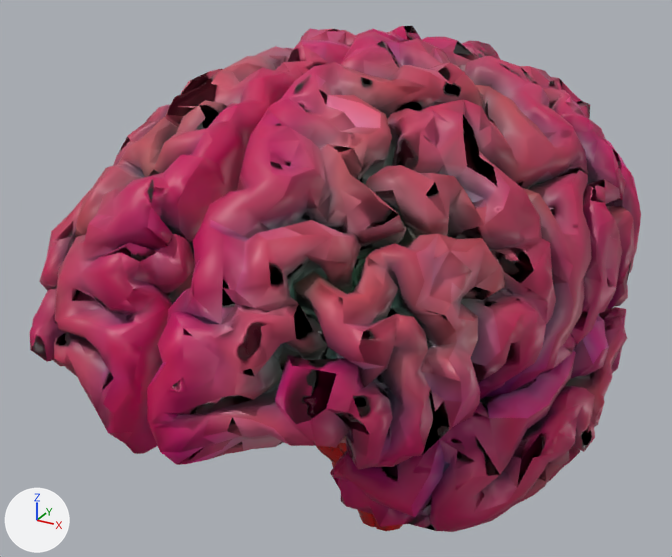
A saved change to the glTF model public/3d/modeli/organi-3d/mozgani-telefon.glb.
One viewpoint serves both versions: a 50 mm camera at (0.1063, -0.2048, 0.1151) aimed at (-0.0073, 0.0019, 0.0118). Every picture has the same lights, and +X, +Y and +Z are marked at lower left. The older version comes first. Where no turn or scale is listed for an object, it has been applied to the vertices. Vertices at exactly the same position are counted once.

The first picture shows 'Frontal lobe (MRI).l', 'Frontal lobe (MRI).r', 'Parietal lobe (MRI).l', 'Temporal lobe (MRI).l' and 5 more.
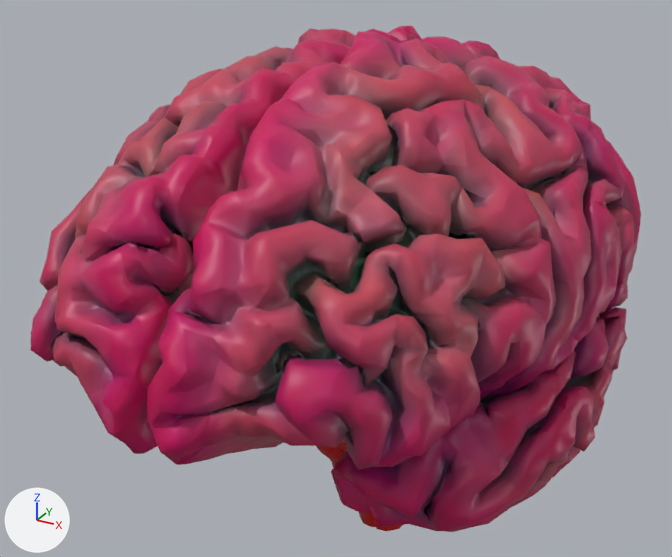
Where the newer file only moved an object's origin or applied its transform, the numbers keep the older frame.

What changed in the scene script:
```text
Change me_frontal_lobe__mri__l_004:
    remove me_frontal_lobe__mri__l_004.from_pydata(...)  # 2883 vertices, 5212 faces; spans x -0.0317..0.0317, y -0.0681..0.0681, z -0.0439..0.0439
    add me_frontal_lobe__mri__l_004.from_pydata(...)  # 2593 vertices, 4990 faces; spans x -0.0316..0.0316, y -0.0681..0.0682, z -0.0439..0.0441
    me_frontal_lobe__mri__l_004 part 1: 59 vertices moved from x -0.0309..0.0297, y -0.042..0.0629, z -0.0433..0.0319 to x -0.0314..0.031, y -0.0422..0.0631, z -0.0433..0.0321; 684 vertices removed from x -0.0317..0.0306, y -0.0679..0.068, z -0.0436..0.0437; 394 vertices added at x -0.0315..0.0293, y -0.0681..0.0682, z -0.0435..0.0441
    me_frontal_lobe__mri__l_004 part 2: 3590 kept faces spanning x -0.0315..0.0316, y -0.0681..0.0681, z -0.0439..0.0439 get new texture (UV) coordinates
    me_frontal_lobe__mri__l_004 part 3: 295 kept faces spanning x -0.0316..0.031, y -0.0637..0.0629, z -0.0439..0.0419 get new vertex colours
Change me_frontal_lobe__mri__r_004:
    remove me_frontal_lobe__mri__r_004.from_pydata(...)  # 2857 vertices, 5248 faces; spans x -0.032..0.032, y -0.0647..0.0647, z -0.0421..0.0421
    add me_frontal_lobe__mri__r_004.from_pydata(...)  # 2672 vertices, 5172 faces; spans x -0.0324..0.032, y -0.0647..0.0632, z -0.0421..0.0421
    me_frontal_lobe__mri__r_004 part 4: 51 vertices moved from x -0.032..0.0319, y -0.0349..0.0621, z -0.0366..0.0307 to x -0.0318..0.0317, y -0.0348..0.063, z -0.0371..0.0316; 639 vertices removed from x -0.0317..0.032, y -0.0621..0.0647, z -0.0414..0.0421; 454 vertices added at x -0.0324..0.032, y -0.0626..0.0632, z -0.0416..0.0421
    me_frontal_lobe__mri__r_004 part 5: 3493 kept faces spanning x -0.0318..0.0319, y -0.0647..0.063, z -0.0421..0.0414 get new texture (UV) coordinates
    me_frontal_lobe__mri__r_004 part 6: 413 kept faces spanning x -0.0304..0.0319, y -0.0617..0.063, z -0.0421..0.0414 get new vertex colours
Change me_parietal_lobe__mri__l_004:
    remove me_parietal_lobe__mri__l_004.from_pydata(...)  # 2284 vertices, 3911 faces; spans x -0.0332..0.0332, y -0.049..0.049, z -0.0443..0.0443
    add me_parietal_lobe__mri__l_004.from_pydata(...)  # 2052 vertices, 3855 faces; spans x -0.0332..0.0332, y -0.0498..0.0493, z -0.0437..0.0443
    me_parietal_lobe__mri__l_004 part 7: 74 vertices moved from x -0.0301..0.0298, y -0.049..0.0487, z -0.0408..0.0424 to x -0.0296..0.0297, y -0.0492..0.0481, z -0.0406..0.0417; 897 vertices removed from x -0.033..0.0311, y -0.049..0.049, z -0.0443..0.0428; 665 vertices added at x -0.033..0.0315, y -0.0498..0.0493, z -0.0437..0.043
    me_parietal_lobe__mri__l_004 part 8: 1820 kept faces spanning x -0.0332..0.0332, y -0.0475..0.0456, z -0.0389..0.0443 get new texture (UV) coordinates
    me_parietal_lobe__mri__l_004 part 9: 356 kept faces spanning x -0.0328..0.0324, y -0.0475..0.0456, z -0.0389..0.044 get new vertex colours
Change me_temporal_lobe__mri__l_004:
    remove me_temporal_lobe__mri__l_004.from_pydata(...)  # 1427 vertices, 2464 faces; spans x -0.0267..0.0267, y -0.0523..0.0523, z -0.0258..0.0258
    add me_temporal_lobe__mri__l_004.from_pydata(...)  # 1440 vertices, 2727 faces; spans x -0.0265..0.0267, y -0.0523..0.0568, z -0.0256..0.0254
    me_temporal_lobe__mri__l_004 part 10: 64 vertices moved from x -0.0239..0.0236, y -0.0425..0.0504, z -0.0258..0.0244 to x -0.0239..0.0235, y -0.0423..0.0568, z -0.0256..0.0251; 614 vertices removed from x -0.0267..0.0251, y -0.0484..0.0523, z -0.0247..0.0258; 627 vertices added at x -0.0265..0.0256, y -0.0492..0.0511, z -0.0254..0.0254
    me_temporal_lobe__mri__l_004 part 11: 779 kept faces spanning x -0.025..0.0267, y -0.0523..0.0482, z -0.0256..0.025 get new texture (UV) coordinates
    me_temporal_lobe__mri__l_004 part 12: 248 kept faces spanning x -0.025..0.0267, y -0.0523..0.0482, z -0.0256..0.0239 get new vertex colours
```

Boxes (x1, y1, x2, y2) around the edits, measured in the pictures (672 x 557 px; the box of a moved part takes in the faces that stretch with it):
'Frontal lobe (MRI).l', reshaped: before (147, 32, 592, 470); after (147, 31, 592, 470)
'Frontal lobe (MRI).r', reshaped: before (30, 28, 417, 454); after (31, 28, 416, 454)
'Temporal lobe (MRI).l', reshaped: before (330, 285, 628, 532); after (331, 285, 628, 532)
'Parietal lobe (MRI).l', reshaped: before (462, 41, 641, 346); after (462, 41, 641, 342)
part 1 of me_frontal_lobe__mri__l_004, moved or reshaped: before (167, 32, 590, 441); after (167, 31, 590, 441)
part 2 of me_frontal_lobe__mri__l_004, surface changed: (147, 38, 592, 467) in both
part 3 of me_frontal_lobe__mri__l_004, recoloured: (224, 38, 588, 447) in both
part 4 of me_frontal_lobe__mri__r_004, moved or reshaped (mostly hidden): before (30, 29, 417, 404); after (31, 29, 416, 450)
part 5 of me_frontal_lobe__mri__r_004, surface changed: (31, 29, 394, 447) in both
part 6 of me_frontal_lobe__mri__r_004, recoloured: (31, 36, 355, 373) in both
part 7 of me_parietal_lobe__mri__l_004, moved or reshaped (mostly hidden): before (467, 41, 634, 346); after (470, 41, 634, 342)
part 8 of me_parietal_lobe__mri__l_004, surface changed: (470, 41, 636, 310) in both
part 9 of me_parietal_lobe__mri__l_004, edited (looks the same): (462, 41, 635, 331) in both
part 10 of me_temporal_lobe__mri__l_004, moved or reshaped: before (330, 303, 626, 532); after (331, 303, 627, 532)
part 11 of me_temporal_lobe__mri__l_004, surface changed: (334, 285, 628, 531) in both
part 12 of me_temporal_lobe__mri__l_004, recoloured: (335, 307, 627, 528) in both
